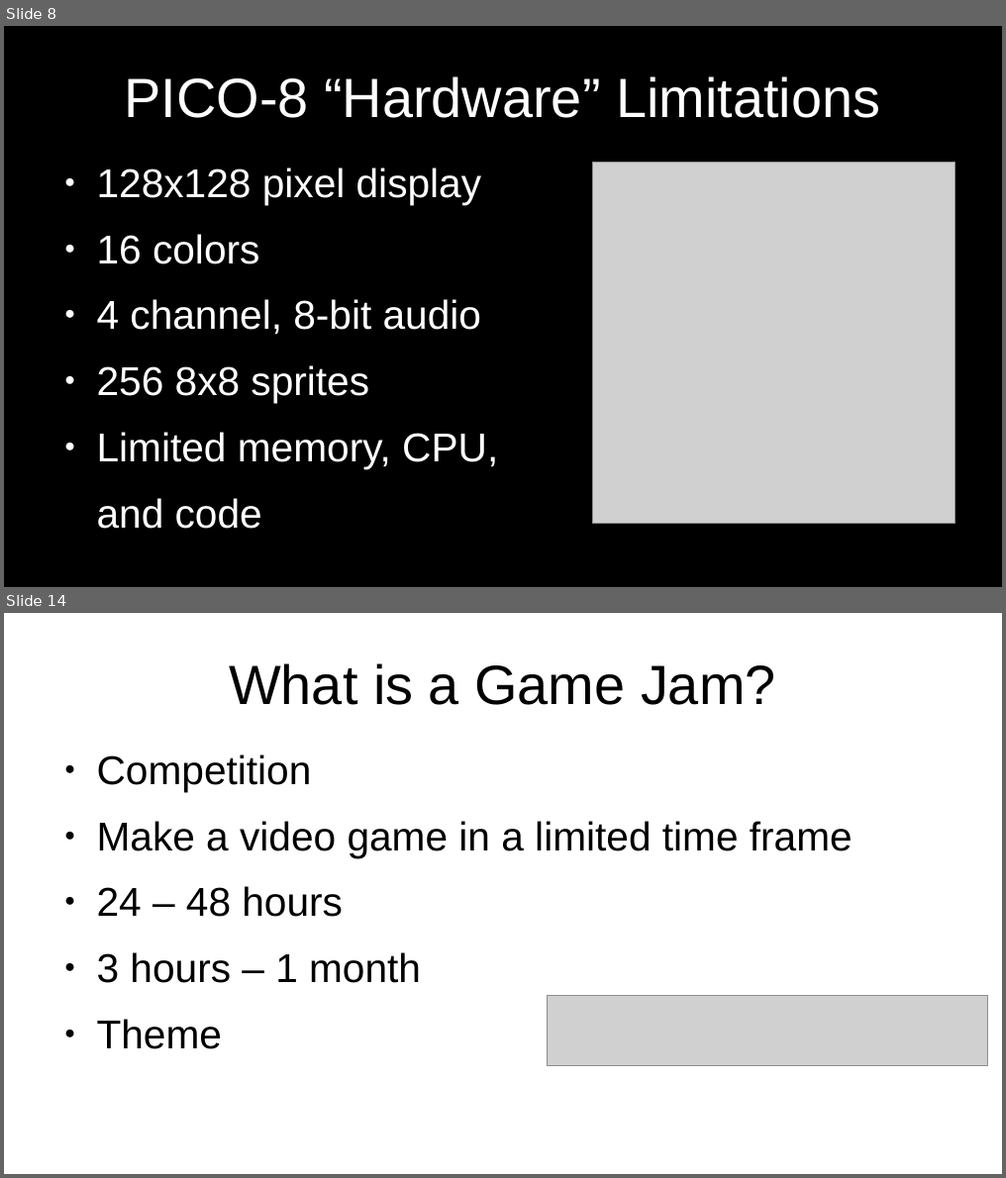
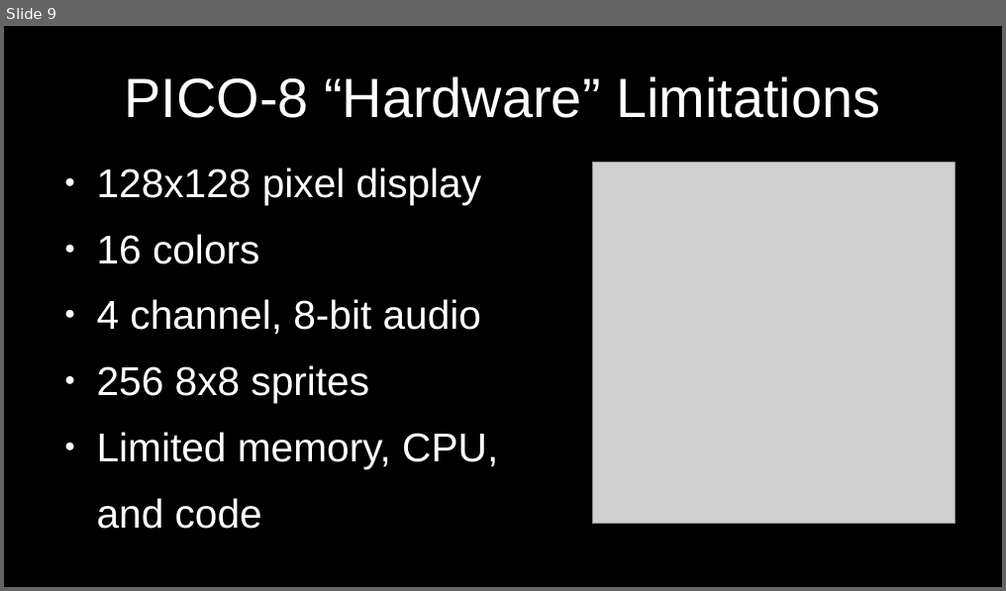
Before and after one commit to MiniMechMedia/pico8-games, a slide deck: carts/graphics-with-pico8/presentation/Graphics-With-PICO-8.odp. Shown one above the other, each under a label of ours: slides 8 and 14 before the commit, slide 9 after it; the slides between them are not shown. The pictures are 1006x1178 and 1006x591 pixels, drawn with LibreOffice and Linux fonts; fonts in the diff are those of the drawing; grey boxes stand for pictures. Boxes give left, top, right and bottom in pixels: in the first picture for what was removed or moved away, otherwise in the second. Text is boxed around its words. In the diff, an @@ line names an element or a change of style, - is before the commit and + after.

```diff
--- a/carts/graphics-with-pico8/presentation/Graphics-With-PICO-8.odp
+++ b/carts/graphics-with-pico8/presentation/Graphics-With-PICO-8.odp
@@ slide 14 removed at (4, 613, 1002, 1174), background #FFFFFF @@
@@ title removed at (229, 663, 776, 705) @@
-What is a Game Jam?
@@ text removed at (97, 755, 852, 1050) @@
-● Competition
-● Make a video game in a limited time frame
-● 24 – 48 hours
-● 3 hours – 1 month
-● Theme
@@ picture removed at (548, 996, 988, 1065) @@
@@ what was slide 8 is now slide 9 @@
```
Also in this commit, not shown: 1 slide changed, 3 slides added, 6 other slides removed, 1 other file.
